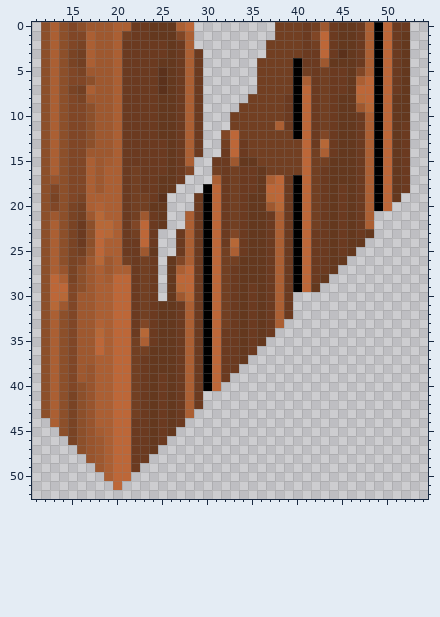
Pixel-art sprite -- server/lib/arch/wall/wall/wall_8_ruin.base.111.png. The picture above is the old version.
The file is 64x64 pixels. Colours within 5 levels of each other are drawn and written as one. Shown: x 11..54, y 0..52.
Now the later version:
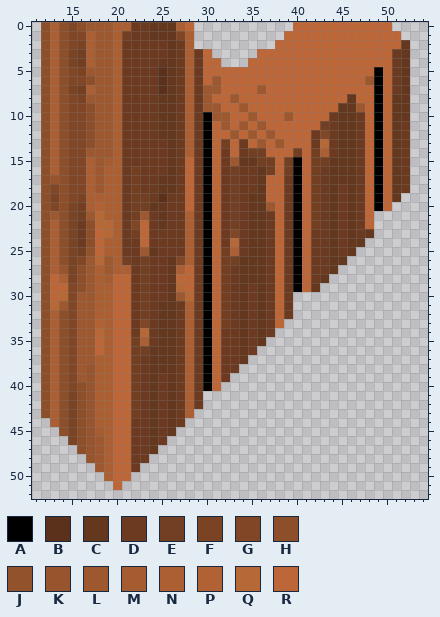
Palette (. is transparent): A #000000  B #5b311b  C #64381e  D #6b3a20  E #723f22  F #794324  G #804626  H #8c4f2a  J #92532c  K #98542d  L #9e582f  M #a55c31  N #ab5f33  P #b16235  Q #b76837  R #bd6738
Changes in this commit:
{"y":0,"x":38,"old":"EEEDELDCCDNA","new":"..RRRRRRRRRR"}
{"y":0,"x":51,"old":"DD","new":".."}
{"y":1,"x":38,"old":"EEEDG","new":".RRRR"}
{"y":1,"x":44,"old":"DCCDNA","new":"RRRRRR"}
{"y":1,"x":51,"old":"DC","new":"R."}
{"y":2,"x":37,"old":"EEEEDE","new":".RRRRR"}
{"y":2,"x":44,"old":"DCCDNA","new":"RRRRRR"}
{"y":2,"x":51,"old":"D","new":"R"}
{"y":3,"x":30,"old":".","new":"R"}
{"y":3,"x":36,"old":".EEEEDD","new":"RRRRRRR"}
{"y":3,"x":44,"old":"DBCDNA","new":"RRRRRR"}
{"y":4,"x":30,"old":"..","new":"RR"}
{"y":4,"x":35,"old":".EEEEADDLCCCDNA","new":"RRRRRRRRRRRRRRR"}
{"y":5,"x":30,"old":"......EEEEAEDEDDCGN","new":"RRRRRRRRRRRRRRRRRRR"}
{"y":6,"x":30,"old":"......EEEEANDEDDCNR","new":"RLRRRRRRRRRRRRRRRRL"}
{"y":7,"x":30,"old":"......EEEEA","new":"LLRRRRLRRRR"}
{"y":7,"x":42,"old":"DEDDC","new":"RRRRR"}
{"y":8,"x":30,"old":".....EEEEDA","new":"LRRLRRRRRRR"}
{"y":8,"x":42,"old":"DEDC","new":"RRRR"}
{"y":8,"x":47,"old":"Q","new":"R"}
{"y":9,"x":30,"old":"....EEEEEDA","new":"LLRRLRRRRRR"}
{"y":9,"x":42,"old":"DED","new":"RRR"}
{"y":9,"x":48,"old":"Q","new":"R"}
{"y":10,"x":30,"old":"...EEEEEEDA","new":"ALLRRLRRRLR"}
{"y":10,"x":42,"old":"DE","new":"RR"}
{"y":10,"x":48,"old":"N","new":"R"}
{"y":11,"x":30,"old":"...EEEEENDA","new":"ARLRLRLRRRR"}
{"y":11,"x":42,"old":"D","new":"R"}
{"y":11,"x":48,"old":"N","new":"R"}
{"y":12,"x":30,"old":"..GREEEEEEA","new":"ARRLRLRLRRR"}
{"y":12,"x":48,"old":"N","new":"R"}
{"y":13,"x":30,"old":"..","new":"AR"}
{"y":13,"x":35,"old":"EEEEEE","new":"RLRLRR"}
{"y":13,"x":48,"old":"N","new":"R"}
{"y":14,"x":30,"old":"..","new":"AR"}
{"y":14,"x":37,"old":"EEE","new":"RRR"}
{"y":14,"x":48,"old":"N","new":"R"}
{"y":15,"x":28,"old":"N..D","new":"RDAR"}
{"y":15,"x":38,"old":"E","new":"R"}
{"y":15,"x":40,"old":"E","new":"A"}
{"y":15,"x":48,"old":"N","new":"R"}
{"y":16,"x":28,"old":"G..E","new":"RDAR"}
{"y":16,"x":38,"old":"E","new":"R"}
{"y":16,"x":40,"old":"E","new":"A"}
{"y":16,"x":48,"old":"N","new":"R"}
{"y":17,"x":28,"old":"...N","new":"RDAR"}
{"y":17,"x":37,"old":"N","new":"R"}
{"y":17,"x":48,"old":"N","new":"R"}
{"y":18,"x":27,"old":"...","new":"DRD"}
{"y":18,"x":48,"old":"N","new":"R"}
{"y":19,"x":26,"old":"...","new":"DDR"}
{"y":19,"x":37,"old":"Q","new":"R"}
{"y":19,"x":48,"old":"N","new":"R"}
{"y":20,"x":26,"old":"...","new":"DDR"}
{"y":20,"x":38,"old":"Q","new":"R"}
{"y":20,"x":48,"old":"N","new":"R"}
{"y":21,"x":26,"old":"..","new":"DD"}
{"y":21,"x":38,"old":"N","new":"R"}
{"y":21,"x":48,"old":"N","new":"R"}
{"y":22,"x":26,"old":"..","new":"DD"}
{"y":22,"x":38,"old":"N","new":"R"}
{"y":22,"x":48,"old":"N","new":"R"}
{"y":23,"x":25,"old":"..","new":"DD"}
{"y":23,"x":38,"old":"N","new":"R"}
{"y":24,"x":25,"old":"..","new":"DD"}
{"y":24,"x":38,"old":"N","new":"R"}
{"y":25,"x":25,"old":"..","new":"DD"}
{"y":25,"x":38,"old":"N","new":"R"}
{"y":26,"x":25,"old":".","new":"D"}
{"y":26,"x":38,"old":"N","new":"R"}
{"y":27,"x":25,"old":".","new":"D"}
{"y":27,"x":38,"old":"N","new":"R"}
{"y":28,"x":25,"old":".","new":"D"}
{"y":28,"x":38,"old":"N","new":"R"}
{"y":29,"x":25,"old":".","new":"D"}
{"y":29,"x":38,"old":"N","new":"R"}
{"y":30,"x":25,"old":".","new":"D"}
{"y":30,"x":38,"old":"N","new":"R"}
{"y":31,"x":38,"old":"N","new":"R"}
{"y":32,"x":38,"old":"N","new":"R"}
{"y":33,"x":38,"old":"N","new":"R"}
{"label":"changed","picture_box":[158,22,410,328]}
